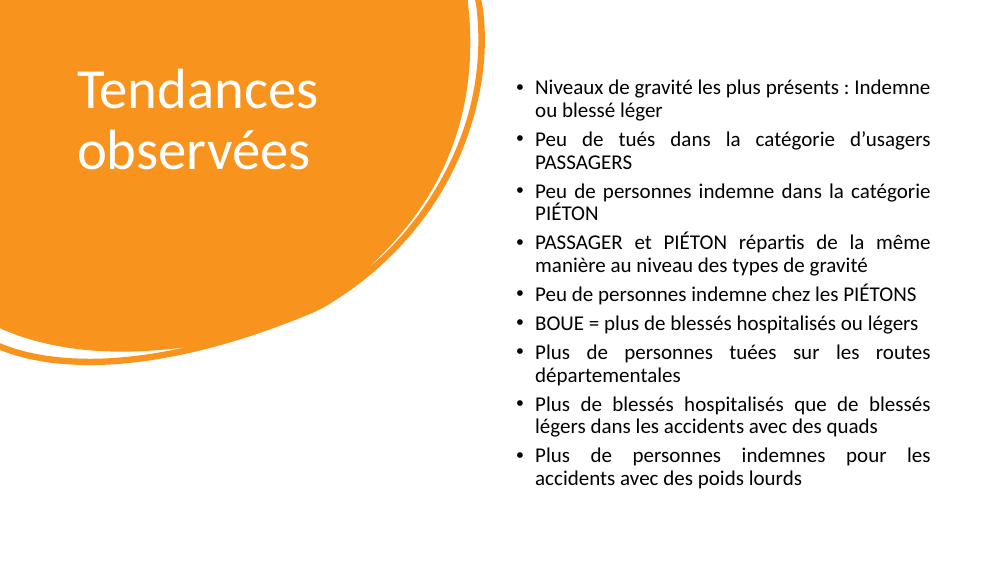
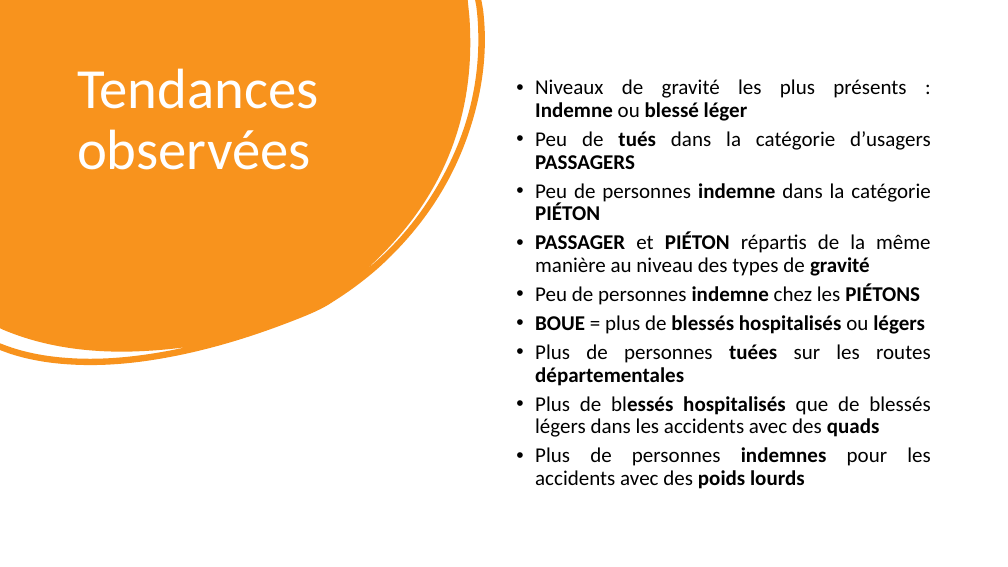
Before and after one commit to valentinecroibien/AccidentsRoutiers, a slide deck: slide 7 of Review2.pptx. Drawn at 1008x567 pixels with LibreOffice and Linux fonts; fonts in the diff are those of the drawing. Boxes give left, top, right and bottom in pixels: in the first picture for what was removed or moved away, otherwise in the second. Text is boxed around its words. In the diff, an @@ line names an element or a change of style, - is before the commit and + after.

```diff
--- a/Review2.pptx
+++ b/Review2.pptx
@@ text "Niveaux de gravité les plus ..." at box(535, 79, 931, 489): bold on in "Indemne blessé léger", "tués PASSAGERS", "indemne PIÉTON", "PASSAGER PIÉTON gravité" and 5 more places @@
```
Also in this commit, not shown: 1 other slide changed.
